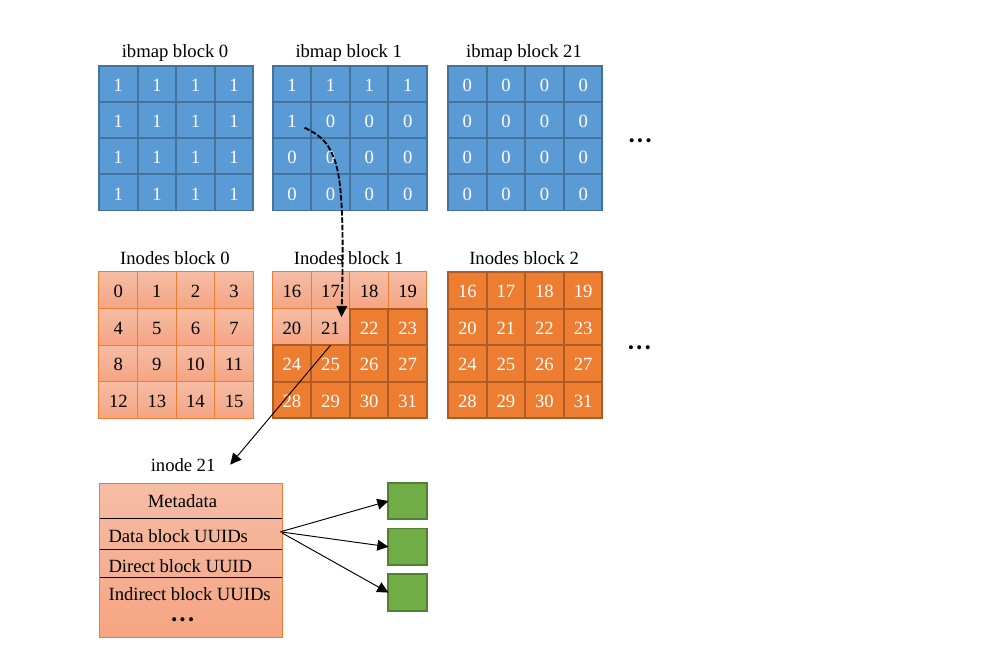
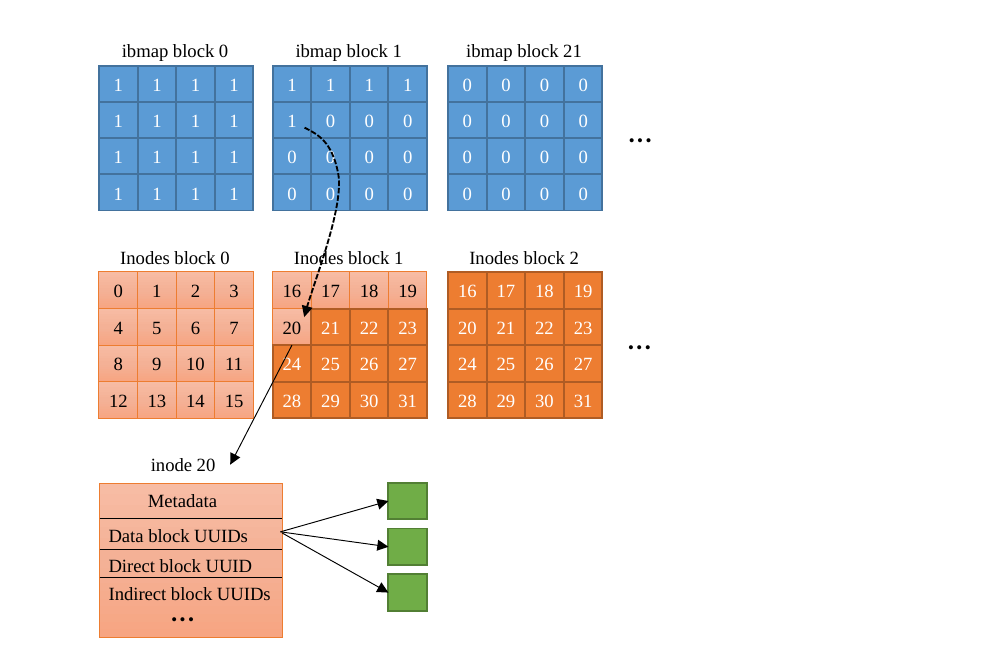
Before and after one commit to smash-bi/kawkab, a slide deck: slide 4 of docs/design/figures/fs-design.pptx. Drawn at 1008x672 pixels with LibreOffice and Linux fonts; fonts in the diff are those of the drawing. Boxes give left, top, right and bottom in pixels: in the first picture for what was removed or moved away, otherwise in the second. Text is boxed around its words. In the diff, an @@ line names an element or a change of style, - is before the commit and + after.

```diff
--- a/docs/design/figures/fs-design.pptx
+++ b/docs/design/figures/fs-design.pptx
@@ freeform shape: place and size @@
-freeform shape at box(305, 128, 343, 317)
+freeform shape at box(304, 128, 339, 317)
@@ rectangle "21" at box(312, 309, 351, 345): text colour #000000 to #FFFFFF; fill gradient #F7BDA5 to #F5B196 to #F8A582 to #ED7D31; outline #ED7D31 0.5 pt to #AF5C24 1 pt @@
@@ arrow moved from (331, 345) - (230, 465) to (292, 345) - (230, 465) @@
@@ text at box(151, 458, 216, 472): text changed @@
-inode 21
+inode 20
```
Also in this commit, not shown: 2 slides added, 3 other files.
